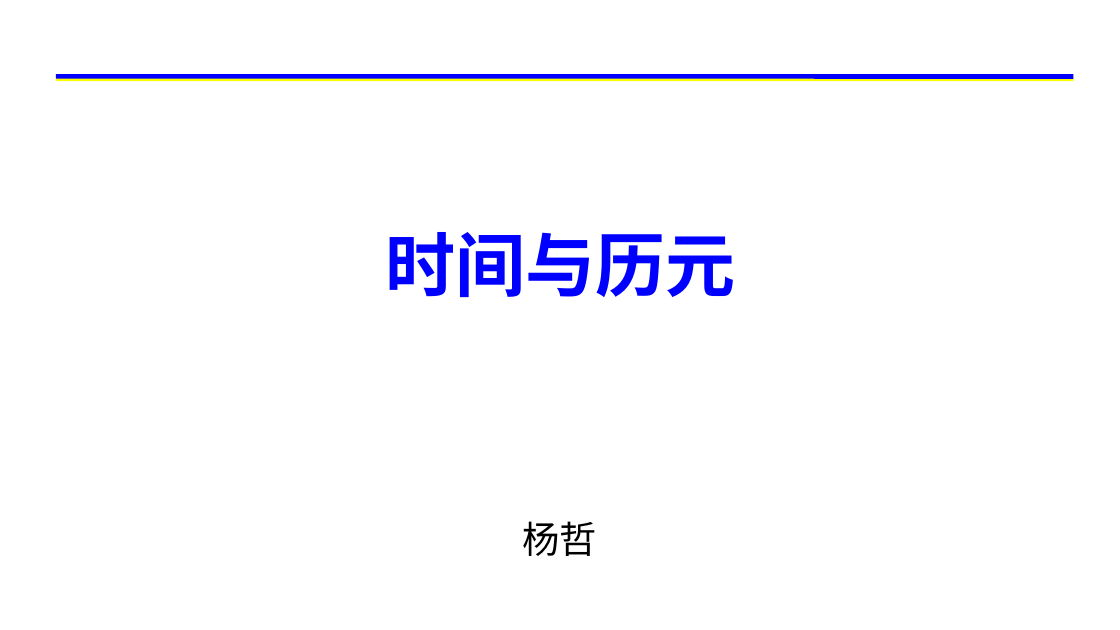
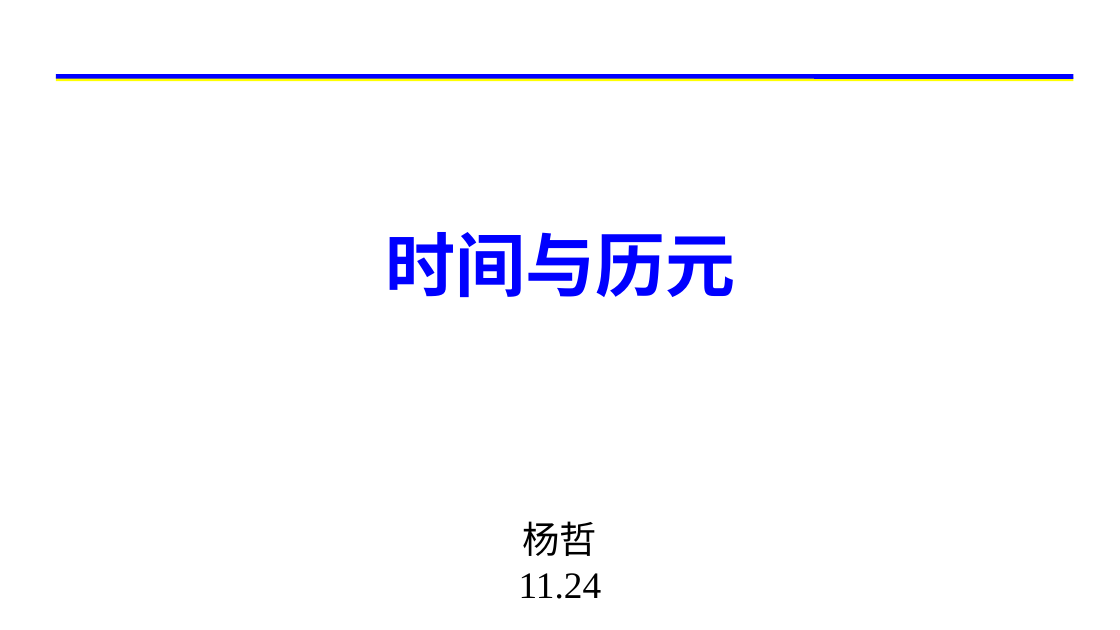
Before and after one commit to yangzhe6/COURSE, a slide deck: slide 1 of 组会/时间系统.pptx. Drawn at 1120x630 pixels with LibreOffice and Linux fonts; fonts in the diff are those of the drawing; background and template pictures are left out. Boxes give left, top, right and bottom in pixels: in the first picture for what was removed or moved away, otherwise in the second. Text is boxed around its words. In the diff, an @@ line names an element or a change of style, - is before the commit and + after.

```diff
--- a/组会/时间系统.pptx
+++ b/组会/时间系统.pptx
@@ subtitle at (x1=519, y1=573, x2=602, y2=599): paragraph added @@
+11.24
```
Also in this commit, not shown: 1 other file.
